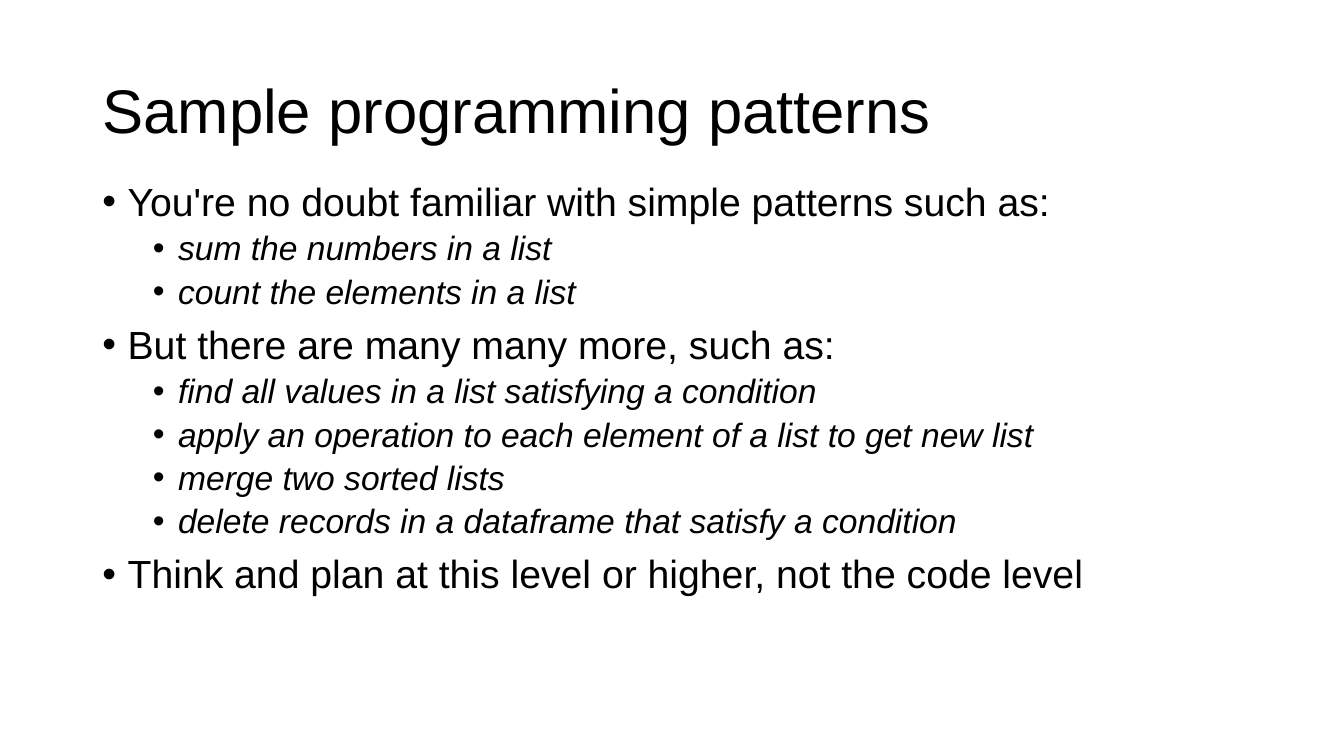
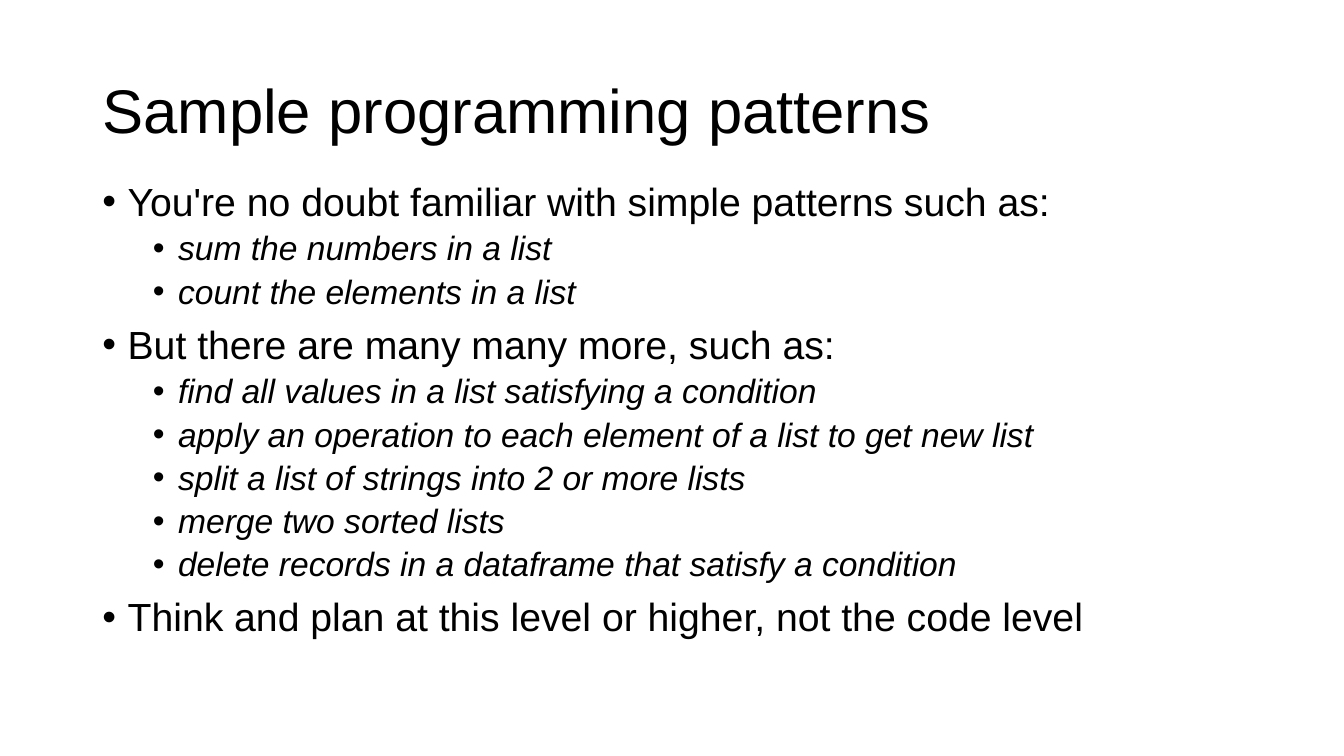
Before and after one commit to parrt/msds501, a slide deck: slide 7 of slides/programming-patterns.pptx (slide 6 before the commit). Drawn at 1344x756 pixels with LibreOffice and Linux fonts; fonts in the diff are those of the drawing; background and template pictures are left out. Boxes give left, top, right and bottom in pixels: in the first picture for what was removed or moved away, otherwise in the second. Text is boxed around its words. In the diff, an @@ line names an element or a change of style, - is before the commit and + after.

```diff
--- a/slides/programming-patterns.pptx
+++ b/slides/programming-patterns.pptx
@@ text at [178,465,746,497]: paragraph added @@
+  • split a list of strings into 2 or more lists
```
Also in this commit, not shown: 11 other slides changed, 1 other file.
